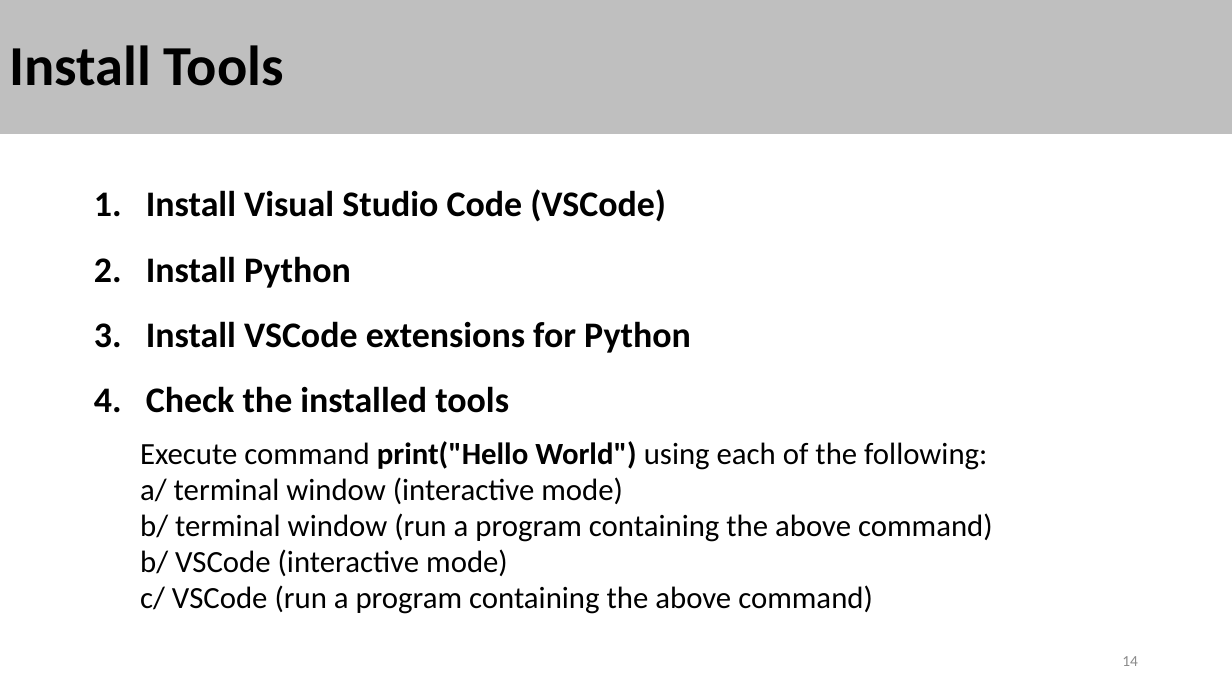
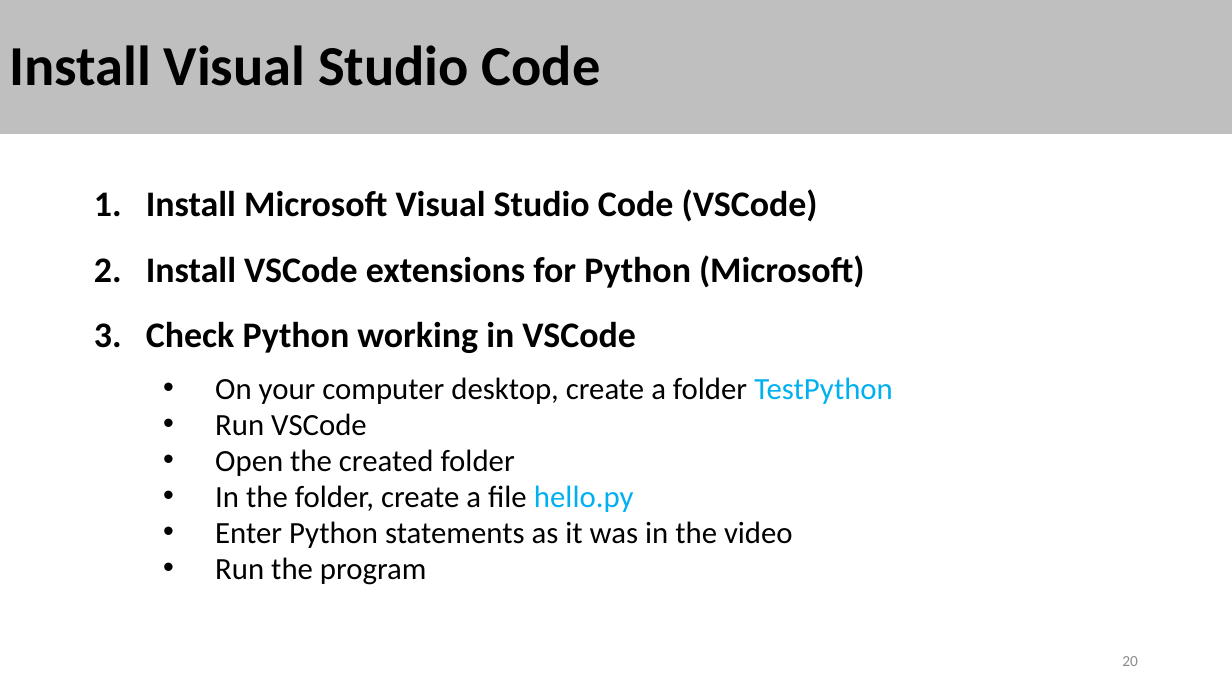
Before and after one commit to stalj/pp1, a slide deck: slide 20 of 01-CourseIntroduction/01-CourseIntroduction.pptx (slide 14 before the commit). Drawn at 1232x693 pixels with LibreOffice and Linux fonts; fonts in the diff are those of the drawing. Boxes give left, top, right and bottom in pixels: in the first picture for what was removed or moved away, otherwise in the second. Text is boxed around its words. In the diff, an @@ line names an element or a change of style, - is before the commit and + after.

```diff
--- a/01-CourseIntroduction/01-CourseIntroduction.pptx
+++ b/01-CourseIntroduction/01-CourseIntroduction.pptx
@@ title at (x1=9, y1=45, x2=601, y2=86): text changed @@
-Install Tools
+Install Visual Studio Code
@@ text at (x1=146, y1=189, x2=893, y2=585): text changed @@
-1. Install Visual Studio Code (VSCode)
-2. Install Python
-3. Install VSCode extensions for Python
-4. Check the installed tools
-  Execute command print("Hello World") using each of the following:
-  a/ terminal window (interactive mode)
-  b/ terminal window (run a program containing the above command)
-  b/ VSCode (interactive mode)
-  c/ VSCode (run a program containing the above command)
+1. Install Microsoft Visual Studio Code (VSCode)
+2. Install VSCode extensions for Python (Microsoft)
+3. Check Python working in VSCode
+  • On your computer desktop, create a folder TestPython
+  • Run VSCode
+  • Open the created folder
+  • In the folder, create a file hello.py
+  • Enter Python statements as it was in the video
+  • Run the program
@@ page number at (x1=1122, y1=656, x2=1138, y2=666): text changed @@
-14
+20
```
Also in this commit, not shown: 13 other slides changed, 9 slides added, 2 slides removed, 6 other files.
